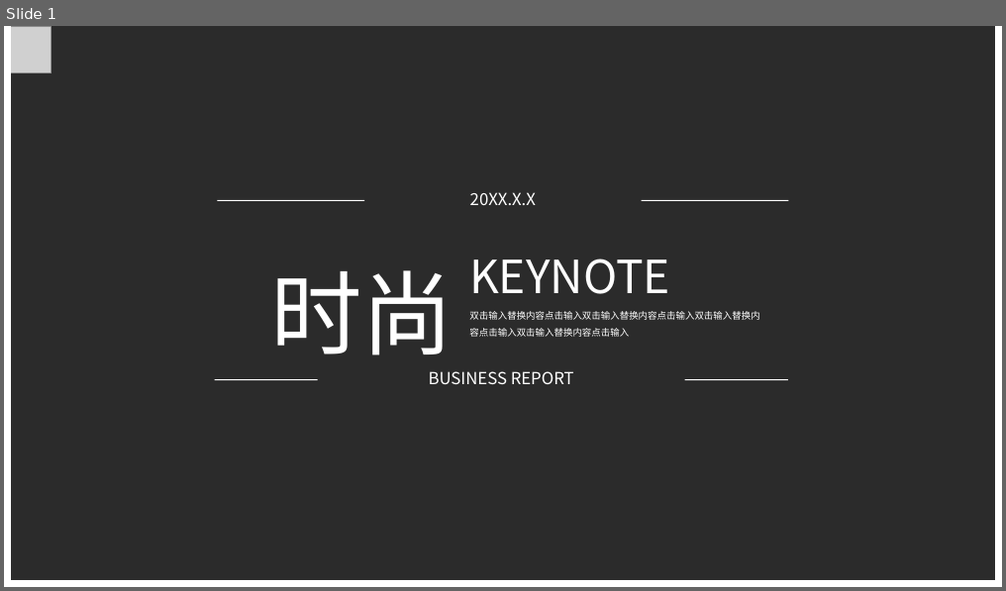
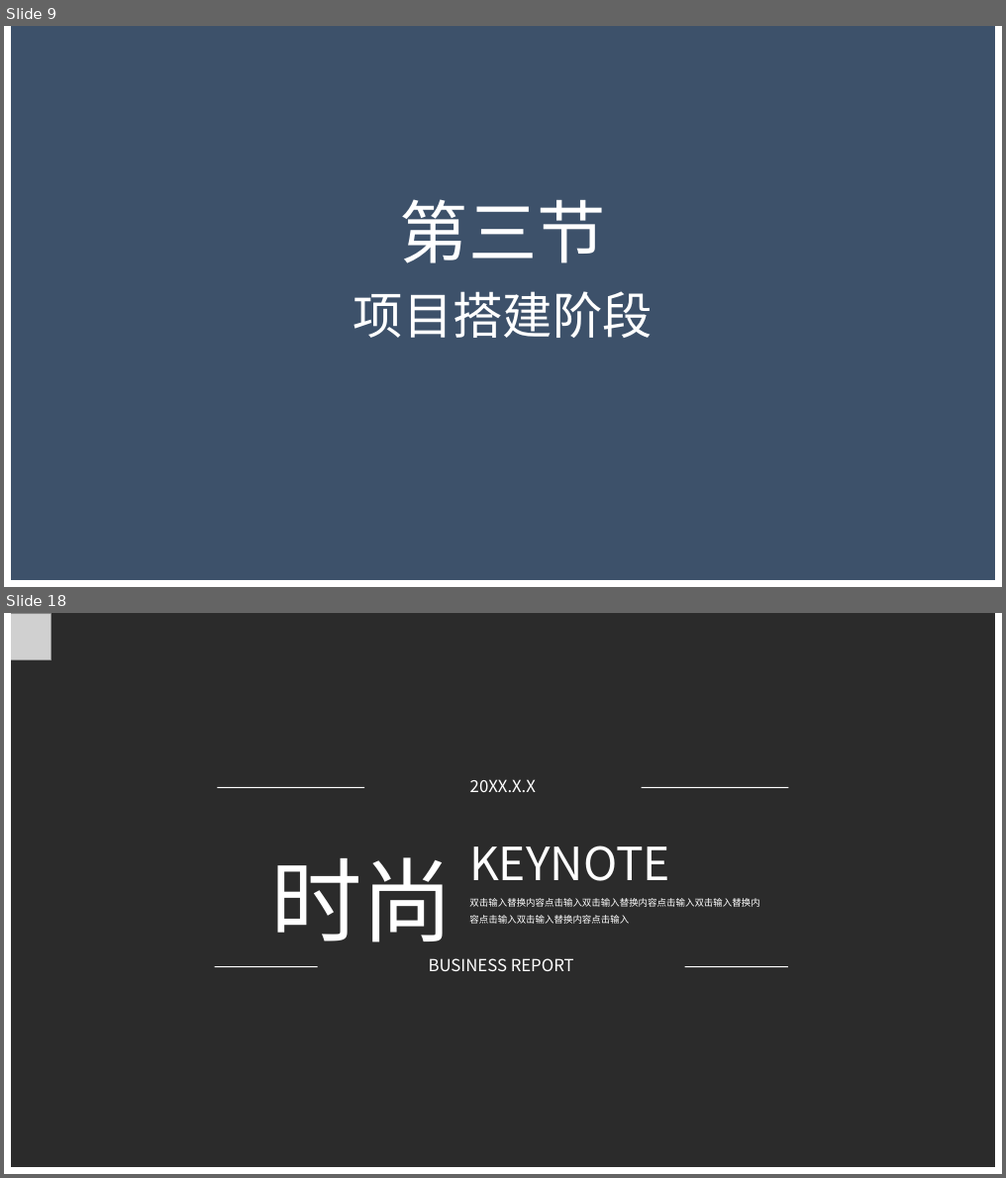
Before and after one commit to Wangzt670/swt, a slide deck: 项目待交付工件/D结项阶段/2.项目答辩.pptx. Shown one above the other, each under a label of ours: slide 1 before the commit, slides 9 and 18 after it; the slides between them are not shown. The pictures are 1006x591 and 1006x1178 pixels, drawn with LibreOffice and Linux fonts; fonts in the diff are those of the drawing; grey boxes stand for pictures; background and template pictures are left out; a plain dark background stands for a picture behind light text. Boxes give left, top, right and bottom in pixels: in the first picture for what was removed or moved away, otherwise in the second. Text is boxed around its words. In the diff, an @@ line names an element or a change of style, - is before the commit and + after.

```diff
--- a/项目待交付工件/D结项阶段/2.项目答辩.pptx
+++ b/项目待交付工件/D结项阶段/2.项目答辩.pptx
@@ slide 9 added at (x1=4, y1=26, x2=1002, y2=587), background picture (left out) @@
@@ rectangle added at (x1=4, y1=26, x2=1002, y2=587), fill #3D516A @@
@@ rectangle added at (x1=4, y1=26, x2=1002, y2=587), outline #FFFFFF 13.75 pt @@
@@ text added at (x1=400, y1=199, x2=606, y2=264), 66 pt, text #FFFFFF @@
+第三节
@@ text added at (x1=353, y1=291, x2=652, y2=338), 48 pt, text #FFFFFF @@
+项目搭建阶段
@@ what was slide 1 is now slide 18 @@
```
Also in this commit, not shown: 3 slides changed, 16 other slides added.
